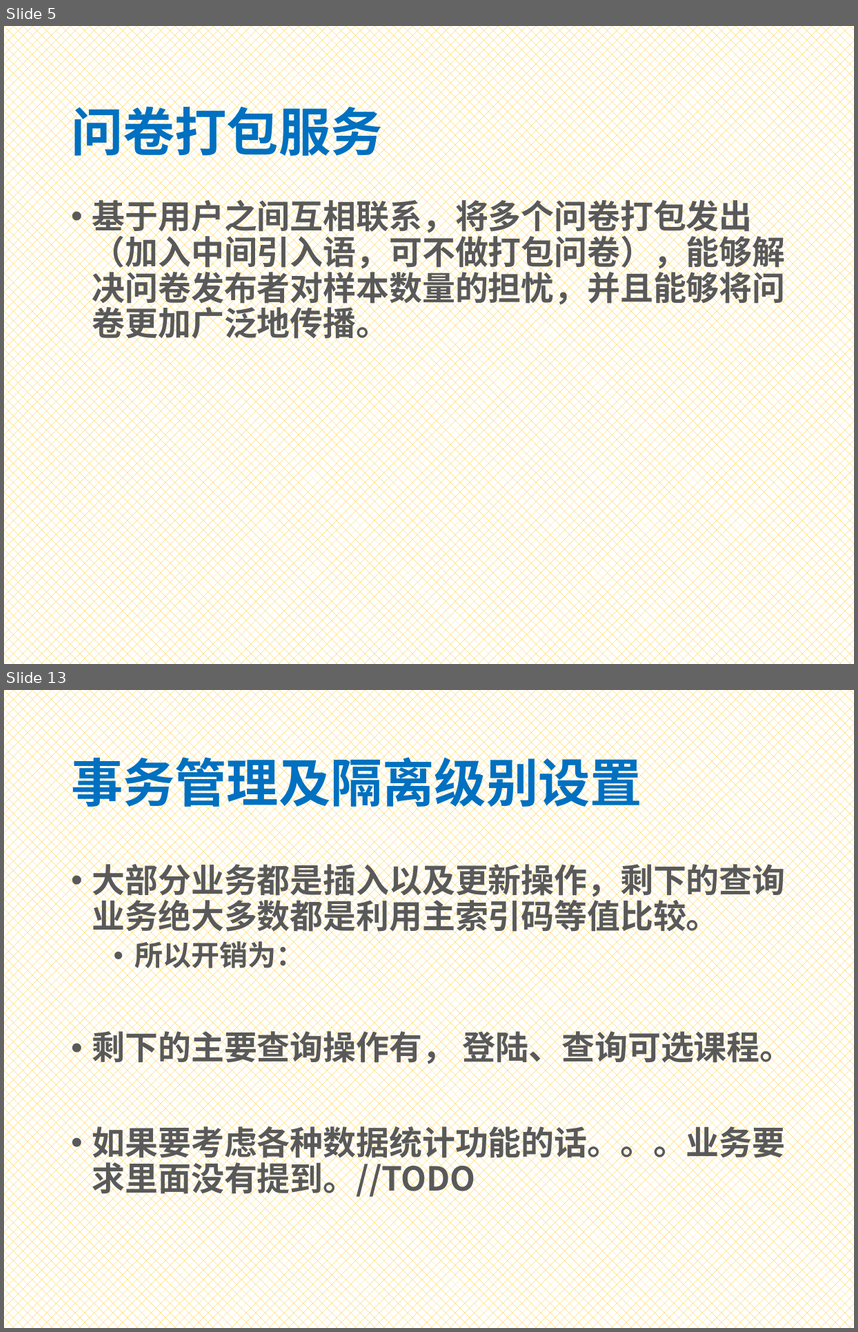
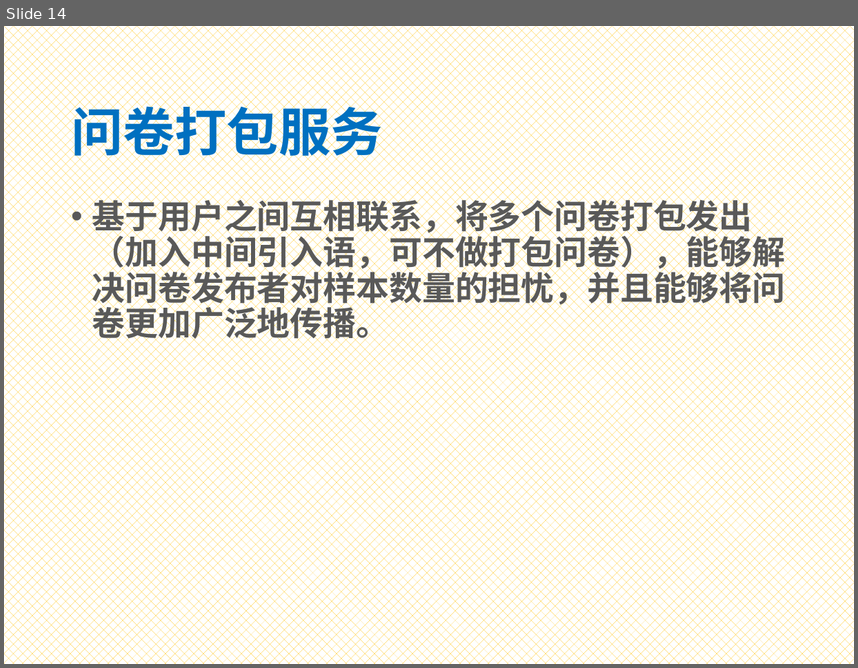
Before and after one commit to Bonjourz/to-simple, a slide deck: Presentation2 Template.pptx. Shown one above the other, each under a label of ours: slides 5 and 13 before the commit, slide 14 after it; the slides between them are not shown. The pictures are 858x1332 and 858x668 pixels, drawn with LibreOffice and Linux fonts; fonts in the diff are those of the drawing. Boxes give left, top, right and bottom in pixels: in the first picture for what was removed or moved away, otherwise in the second. Text is boxed around its words. In the diff, an @@ line names an element or a change of style, - is before the commit and + after.

```diff
--- a/Presentation2 Template.pptx
+++ b/Presentation2 Template.pptx
@@ slide 13 removed at bbox=[4, 690, 854, 1328], background pattern #FFC000 on #FFFFFF @@
@@ title removed at bbox=[71, 749, 642, 816] @@
-事务管理及隔离级别设置
@@ text removed at bbox=[92, 858, 793, 1199] @@
-• 大部分业务都是插入以及更新操作，剩下的查询业务绝大多数都是利用主索引码等值比较。
-  • 所以开销为：
-• 剩下的主要查询操作有， 登陆、查询可选课程。
-• 如果要考虑各种数据统计功能的话。。。业务要求里面没有提到。//TODO
@@ what was slide 5 is now slide 14 @@
```
Also in this commit, not shown: 2 slides changed, 19 slides added, 5 other slides removed.
